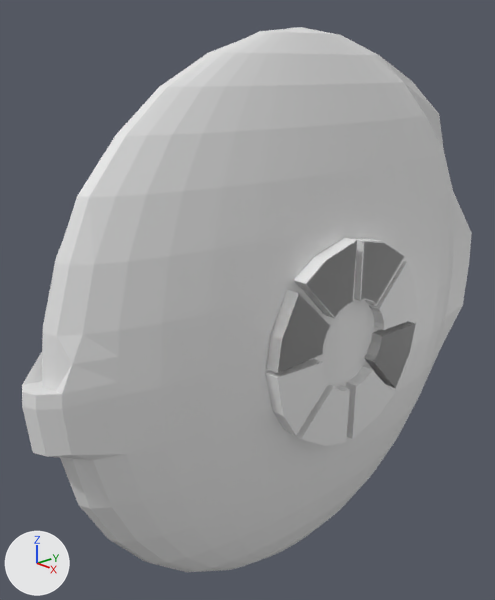
What one commit did to the Blender file Untitled.blend.
The view is the same before and after, from a 50 mm camera at (2.22, -2.71, 2.78) aimed at (-0.21, -0.53, 1.68). The lights are fixed; the arrows at lower left show +X, +Y and +Z. The older version comes first.
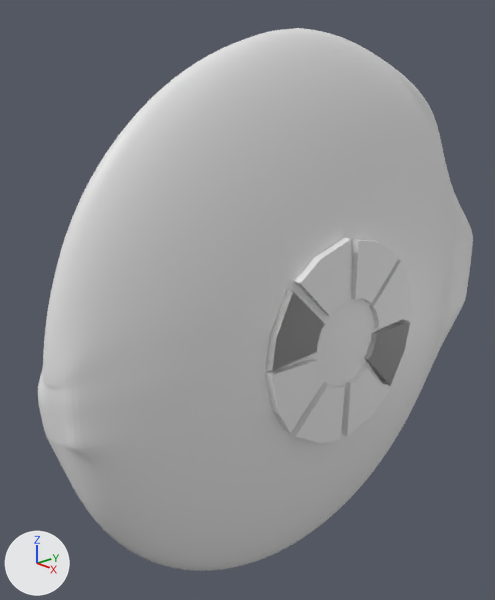
The edits, one by one:
me_sphere is used by ob_sphere; location (0.0, -0.416, 1.612); scale (0.289, 1.32, 1.32).
Verts and faces of me_sphere; kept vertices keep their numbers, new ones are numbered from 578.
Before the commit, vertices of me_sphere: 0 (0.11, 0.58, 0.83), 445 (-0.21, 0.51, 0.83), 446 (-0.27, 0.65, 0.71), 460 (0.0, 0.54, 0.83), 461 (0.07, 0.69, 0.71).
me_sphere had 578 vertices, 608 faces and spanned x -1.0..1.0, y -1.06..1.14, z -1.0..1.01.
me_sphere now has 610 vertices, 640 faces and spans x -1.0..1.0, y -1.0..1.19, z -1.0..1.01.
Part 1, on me_sphere:
Vertices 0, 445, 460 move by (0.0, 0.04, 0.0).
Vertex 446 moves to (-0.27, 0.65, 0.75).
Vertex 461 moves to (0.07, 0.69, 0.75).
Part 2, on me_sphere:
32 faces are deleted.
13 vertices in x -0.2..0.2, y 1.12..1.14, z -0.2..0.16 move by (0.0, 0.05, 0.0).
7 vertices in x -0.19..0.19, y -1.06..1.12, z -0.2..0.04 move by (0.0, 0.07, 0.0).
4 vertices in x -0.19..0.2, y -1.04..1.13, z -0.2..0.0 move by (0.0, 0.06, 0.0).
5 vertices move from x -0.2..0.38, y -1.04..-0.96, z -0.15..0.04 to x -0.39..0.37, y -1.0..-0.94, z -0.15..0.04.
8 vertices are added at x -0.83..0.83, y -0.95..1.18, z -0.08.
12 new vertices lie (0.0, 0.0, 0.07) away from vertices in x -0.99..0.99, y -0.7..1.12, z -0.15.
7 new vertices lie (0.0, 0.0, -0.08) away from vertices in x -0.92..0.92, y -1.06..0.92, z 0.0.
5 new vertices lie (0.0, -0.01, 0.07) away from vertices in x -0.55..0.55, y -1.03..-0.82, z -0.15.
64 new faces join them.
Object 'Sphere' (ob_sphere) gains a SUBSURF modifier named 'Subdivision'.
Modifier setting: levels = 6.
Object 'Sphere.001' (ob_sphere_001) moves from (0.275, -0.416, 1.612) to (0.242, -0.416, 1.612).
Object 'Sphere.002' (ob_sphere_002) is deleted.
Object 'Sphere.003' (ob_sphere_003) moves from (0.275, -0.306, 1.609) to (0.242, -0.306, 1.609).
Object 'Sphere.005' (ob_sphere_005) moves from (0.275, -0.354, 1.476) to (0.242, -0.354, 1.476).
Object 'Sphere.007' (ob_sphere_007) moves from (0.275, -0.3, 1.502) to (0.242, -0.3, 1.502).
Object 'Sphere.008' (ob_sphere_008) moves from (0.275, -0.418, 1.495) to (0.242, -0.418, 1.495).
Object 'Sphere.009' (ob_sphere_009) moves from (0.275, -0.351, 1.625) to (0.242, -0.351, 1.625).
Object 'Sphere.010' (ob_sphere_010) is deleted.

Where the change shows, as pixel boxes (x1, y1, x2, y2) in the pictures (495 x 600 px; the box of a moved part takes in the faces that stretch with it):
'Sphere', reshaped, modifiers changed
    before: (22, 27, 472, 572)
    after: (38, 28, 473, 571)
'Sphere.008', moved
    before: (265, 359, 328, 436)
    after: (265, 359, 323, 433)
'Sphere.001', moved
    before: (294, 238, 357, 318)
    after: (294, 237, 351, 316)
'Sphere.005', moved
    before: (290, 384, 350, 446)
    after: (290, 382, 345, 443)
'Sphere.009', moved
    before: (354, 242, 406, 306)
    after: (351, 239, 400, 304)
'Sphere.010', deleted
    before: (294, 240, 357, 318)
'Sphere.007', moved
    before: (346, 366, 394, 439)
    after: (341, 366, 389, 436)
'Sphere.003', moved
    before: (369, 261, 418, 330)
    after: (369, 260, 413, 328)
'Sphere.002', deleted
    before: (351, 238, 405, 303)
part 1 of me_sphere, moved or reshaped (not visible before)
    after: (385, 61, 434, 115)
part 2 of me_sphere, cut back
    before: (22, 191, 472, 460)
    after: (38, 192, 473, 500)
'Sphere.012', unchanged, covered by the edit
    before: (266, 290, 330, 373)
'Sphere.011', unchanged, uncovered by the edit
    after: (266, 290, 325, 371)
'Sphere.006', unchanged, covered by the edit
    before: (364, 321, 416, 388)
'Sphere.004', unchanged, uncovered by the edit
    after: (364, 320, 410, 386)
